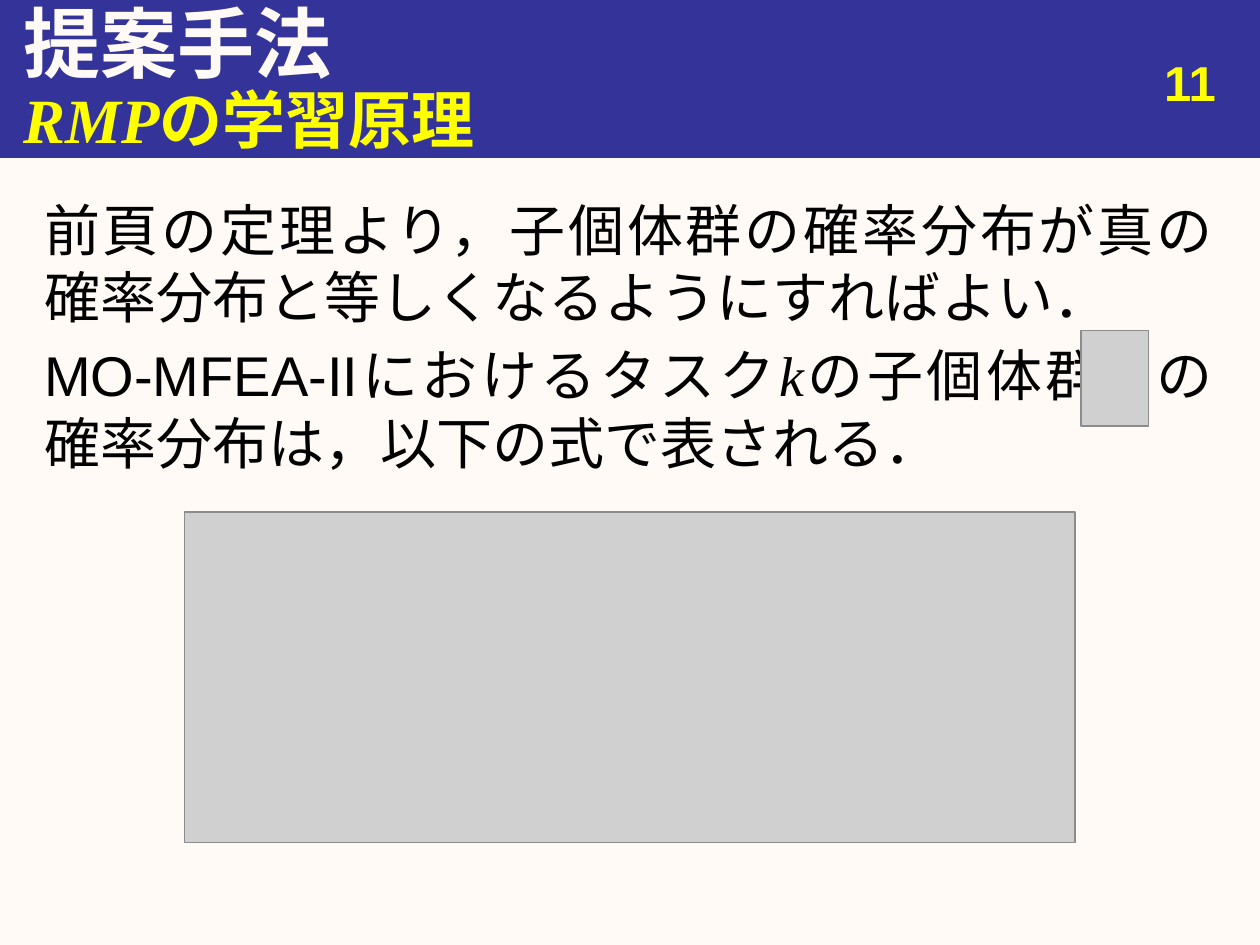
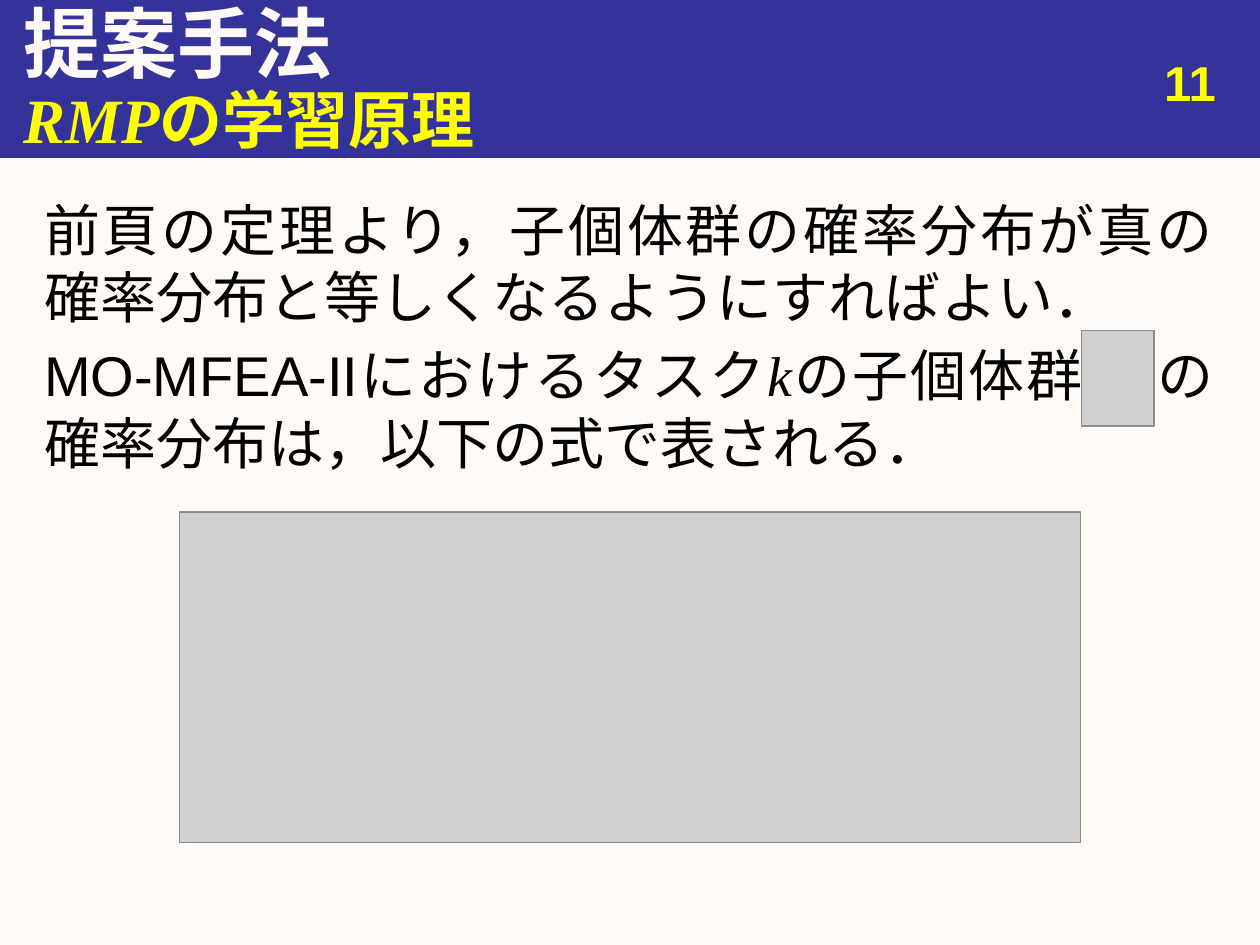
Before and after one commit to youle921/Slide-maintain, a slide deck: slide 11 of M1/slide_0520/20200520_urita_eng.pptx. Drawn at 1260x945 pixels with LibreOffice and Linux fonts; fonts in the diff are those of the drawing; grey boxes stand for pictures. Boxes give left, top, right and bottom in pixels: in the first picture for what was removed or moved away, otherwise in the second. Text is boxed around its words. In the diff, an @@ line names an element or a change of style, - is before the commit and + after.

```diff
--- a/M1/slide_0520/20200520_urita_eng.pptx
+++ b/M1/slide_0520/20200520_urita_eng.pptx
@@ text at bbox=[44, 352, 1214, 470]: text changed @@
-MO-MFEA-IIにおけるタスクkの子個体群q の
-確率分布は，以下の式で表される．
+MO-MFEA-IIにおけるタスクkの子個体群 の
+確率分布は，以下の式で表される．
@@ picture: place and size @@
-picture at bbox=[1081, 330, 1148, 426]
+picture at bbox=[1081, 330, 1154, 426]
@@ picture: place and size @@
-picture at bbox=[185, 512, 1076, 842]
+picture at bbox=[179, 512, 1080, 842]
```
Also in this commit, not shown: 5 other slides changed, 1 slide removed, 37 other files.
